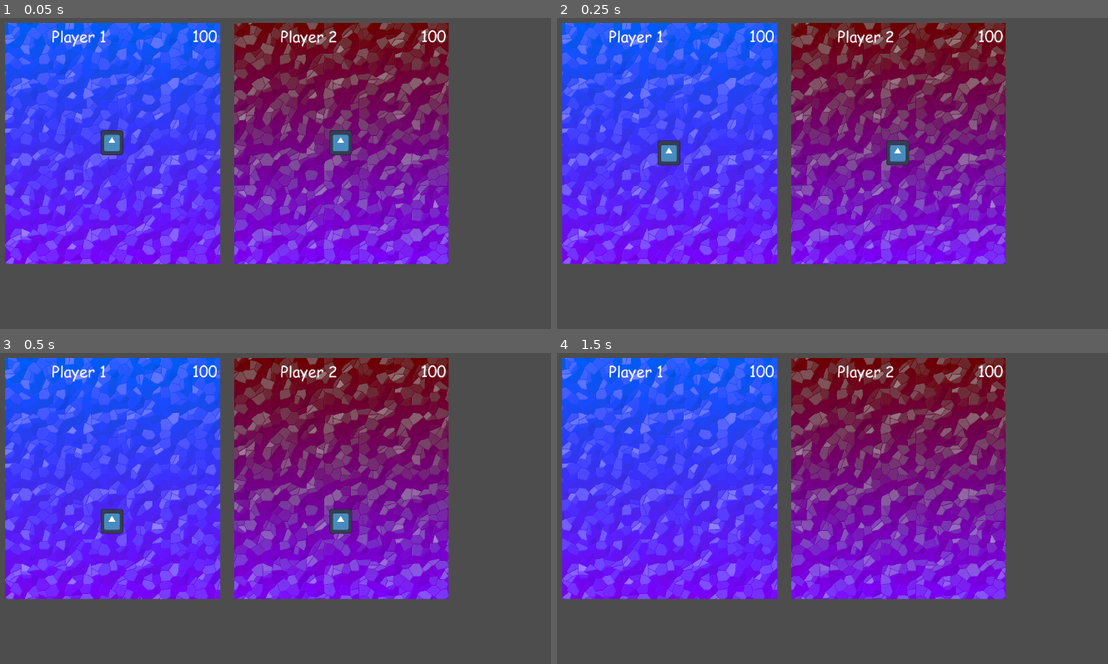
Above: before the commit, frames 1-4 (two rows, left to right).
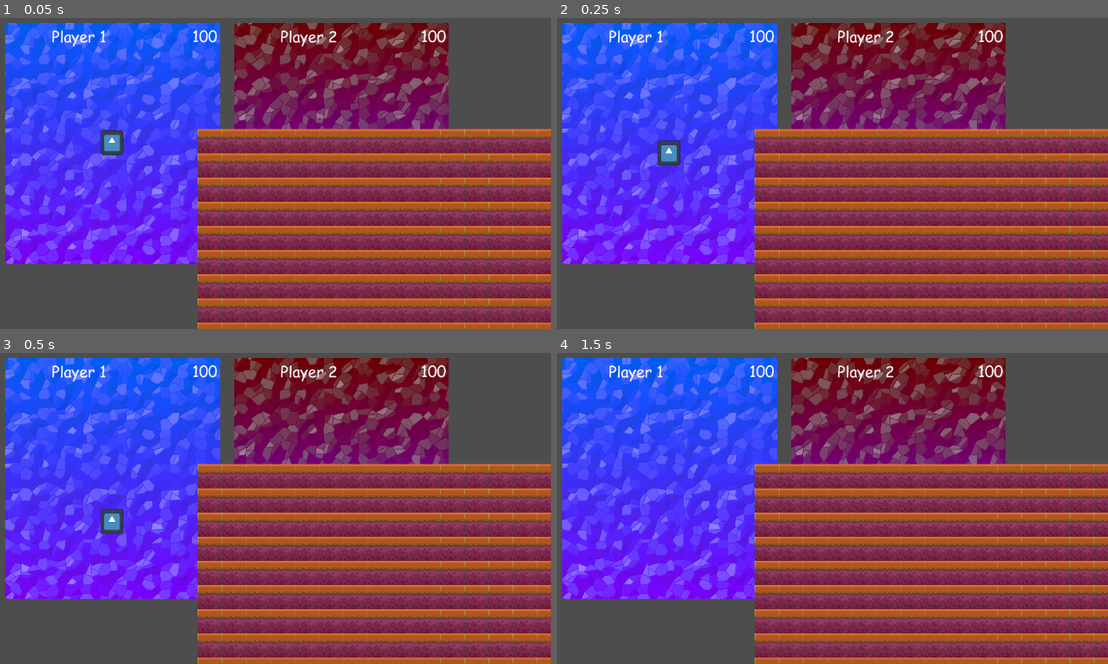
Above: after the commit, the same moments.

Repository: LegacyMD/xd_tower
Game: Godot game, scene res://scenes/root_scene.tscn
Two runs of this game, one before a commit and one after it. Both use one fixed random seed, a clock stepped at 60 frames per second and the inputs below. The engine's default icon, where the game draws it, is replaced by a stand-in: a white triangle on a blue panel in a dark square.
Inputs:
- Up to frame 1 (0.05 s): no input
- Up to frame 2 (0.25 s): no input
- Up to frame 3 (0.5 s): no input
- Up to frame 4 (1.5 s): hold Right (ui_right) 0.53-1.28 s; hold Left (ui_left) from 1.28 s (still down)

The runs differ from the first frame. In frame 1, 41% of the frame differs, in the area x 35-100%, y 35-100%; in frame 2, 41%; in frame 3, 41%; in frame 4, 41%.

Commit message:
Add initial platform code

Diff:
--- /dev/null
+++ b/scenes/platform_spawner.gd
@@ -0,0 +1,44 @@
+extends Node2D
+
+var tile_size
+var tile_dimensions
+
+# Computes size of a platofrm tile in pixels
+func _compute_tile_size(player_view_dims):
+    var desired_tile_dim = 64 # Same is used for height and width
+    return Vector2i(desired_tile_dim, desired_tile_dim)
+
+# Computes how many tiles fit horizontally and vertically on a single player_view
+func _compute_tile_dimensions(player_view_dims):
+    var tile_size = _compute_tile_size(player_view_dims)
+    var horizontal_tiles_num = player_view_dims.size.x / tile_size.x
+    var vertical_tiles_num = player_view_dims.size.y / tile_size.x
+    return Vector2i(horizontal_tiles_num, vertical_tiles_num)
+
+func _spawn_tiles(tiles_dimensions, tile_size):
+    var root = get_parent()
+
+    var tile = preload("res://scenes/platform_tile.tscn")
+
+    for r in tiles_dimensions.y:
+        for c in tiles_dimensions.x:
+            var instance = tile.instantiate()
+            instance.position.x = (r * tile_size.x)
+            instance.position.y = (c * tile_size.y)
+            root.add_child.call_deferred(instance)
+
+
+# Called when the node enters the scene tree for the first time.
+func _ready():
+    var player_view_node = get_node("../PlayerView").find_child("Background")
+    var player_view_dims = player_view_node.get_rect()
+    var tile_size = _compute_tile_size(player_view_dims)
+    var tiles_dimensions = _compute_tile_dimensions(player_view_dims)
+    print(tile_dimensions)
+
+    _spawn_tiles(tiles_dimensions, tile_size)
+    pass # Replace with function body.
+
+# Called every frame. 'delta' is the elapsed time since the previous frame.
+func _process(delta):
+    pass
--- /dev/null
+++ b/scenes/platform_spawner.tscn
@@ -0,0 +1,6 @@
+[gd_scene load_steps=2 format=3 uid="uid://dhnwcp01tc7x1"]
+
+[ext_resource type="Script" path="res://scenes/platform_spawner.gd" id="1_xkwl7"]
+
+[node name="PlatformSpawner" type="Node2D"]
+script = ExtResource("1_xkwl7")
--- /dev/null
+++ b/scenes/platform_tile.gd
@@ -0,0 +1,12 @@
+extends Node2D
+
+
+# Called when the node enters the scene tree for the first time.
+func _ready():
+	print("Size of viewport", get_viewport_rect().size)
+	pass # Replace with function body.
+
+
+# Called every frame. 'delta' is the elapsed time since the previous frame.
+func _process(delta):
+	pass
--- /dev/null
+++ b/scenes/platform_tile.tscn
@@ -0,0 +1,12 @@
+[gd_scene load_steps=3 format=3 uid="uid://q0a51iybijua"]
+
+[ext_resource type="Script" path="res://scenes/platform_tile.gd" id="1_gc5ne"]
+[ext_resource type="Texture2D" uid="uid://nri5rrjxmxus" path="res://images/tileset.png" id="2_aeuao"]
+
+[node name="PlatformTile" type="Node2D"]
+script = ExtResource("1_gc5ne")
+
+[node name="Sprite2D" type="Sprite2D" parent="."]
+texture = ExtResource("2_aeuao")
+region_enabled = true
+region_rect = Rect2(229, 23.5, 98, 97)
--- a/scenes/root_scene.tscn
+++ b/scenes/root_scene.tscn
@@ -1,7 +1,8 @@
-[gd_scene load_steps=3 format=3 uid="uid://be1m1bli4kvxx"]
+[gd_scene load_steps=4 format=3 uid="uid://be1m1bli4kvxx"]
 
 [ext_resource type="PackedScene" uid="uid://c0df40lhsahqm" path="res://scenes/player_view.tscn" id="1_mew4d"]
 [ext_resource type="Texture2D" uid="uid://bnhppr88odaml" path="res://images/bg2.png" id="2_3fxt5"]
+[ext_resource type="PackedScene" uid="uid://dhnwcp01tc7x1" path="res://scenes/platform_spawner.tscn" id="3_ny1kp"]
 
 [node name="RootNode" type="Node2D"]
 
@@ -21,4 +22,7 @@
 position = Vector2(4, -14)
 zoom = Vector2(0.655, 0.655)
 
+[node name="PlatformSpawner" parent="." instance=ExtResource("3_ny1kp")]
+
+[editable path="PlayerView"]
 [editable path="PlayerView2"]
